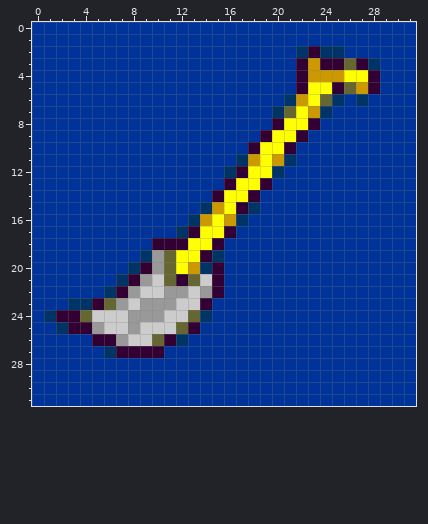
Edited in one commit: pixel-art sprite (sea/map/item2.png). The picture above is the old version.
The file is 32x32 pixels.
The result:
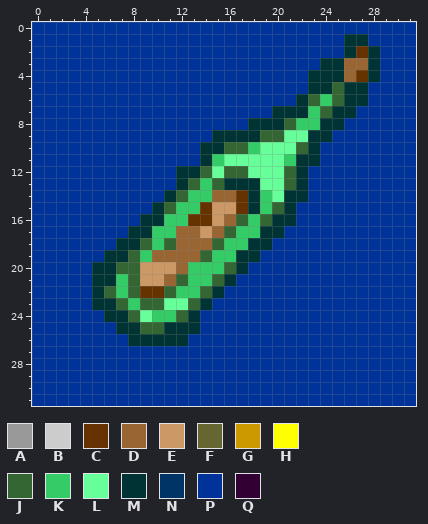
Palette (. is transparent): A #999999  B #cccccc  C #663300  D #996633  E #cc9966  F #666633  G #cc9900  H #ffff00  J #336633  K #33cc66  L #66ff99  M #003333  N #003366  P #003399  Q #330033
Log entry: Fix map item images. Click on map to close.
From old to new:
Changed rows in their new state; - is an unchanged pixel.
first column x 1:
 1 -------------------------MM-
 2 ---------------------PPPPMCM
 3 ---------------------PPMMDDM
 4 ---------------------PMMMDCM
 5 ---------------------PMMJMMP
 6 --------------------PMJKJMM-
 7 -------------------MMMKJMM--
 8 -----------------MMMJKKMM---
 9 --------------MMMMJJLLMM----
10 -------------MMJJKLLLJM-----
11 -------------MKLLLLLKMM-----
12 -----------MMJLJJLLLJM------
13 -----------MJKJMMMLLJM------
14 ----------MJKKDDCMKLMM------
15 ---------MJKKCEECMKJM-------
16 --------MMKKCCEDJKJMM-------
17 -------MMKKDDEDJKKMM--------
18 ------MMJKJDDDJKKMM---------
19 -----MMJKDDDDJKKMM----------
20 ----MMJJEEEDKKKJM-----------
21 ----MMKJEEDJKKJM------------
22 ----MJKJCCJKKJM-------------
23 --PPMMJKJJLLJM--------------
24 PPPPPMMJLKKJMP--------------
25 -PPPPPMMJJMMM---------------
26 ----PPPMMMMM----------------
27 -----PPPPP------------------
